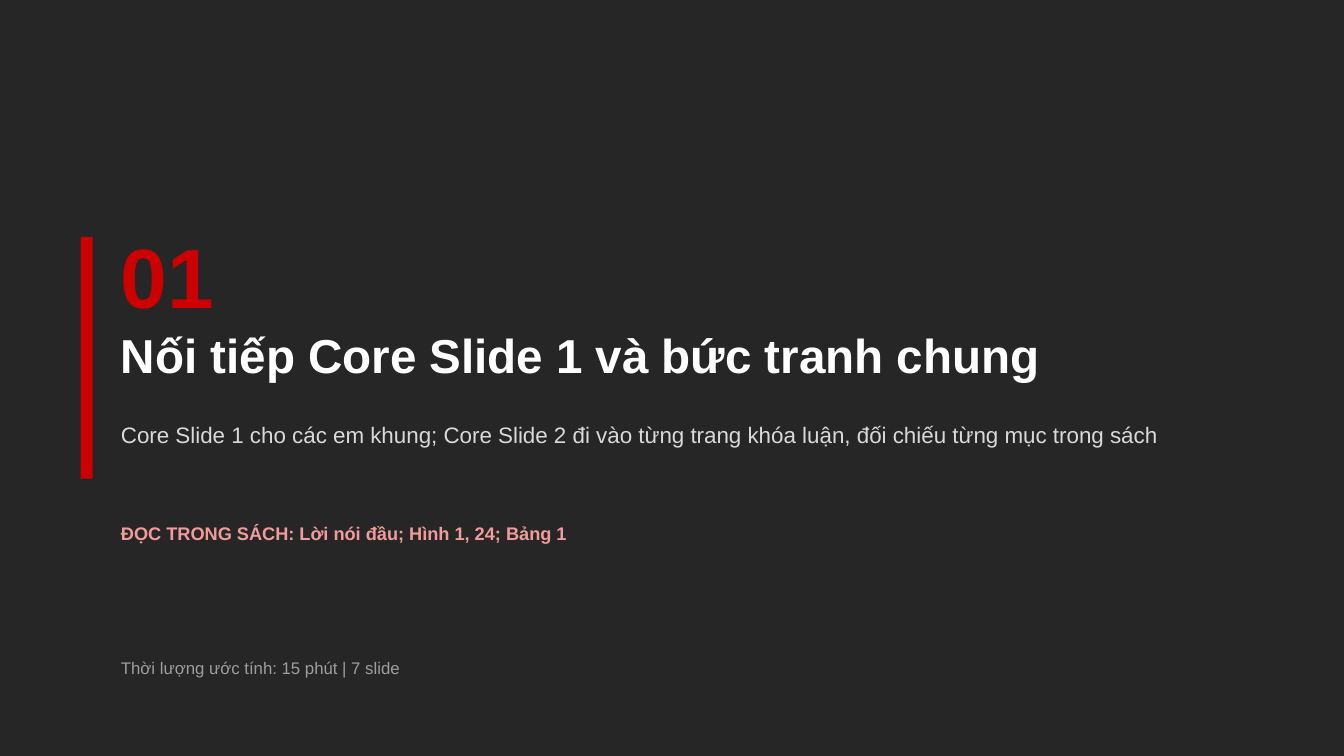
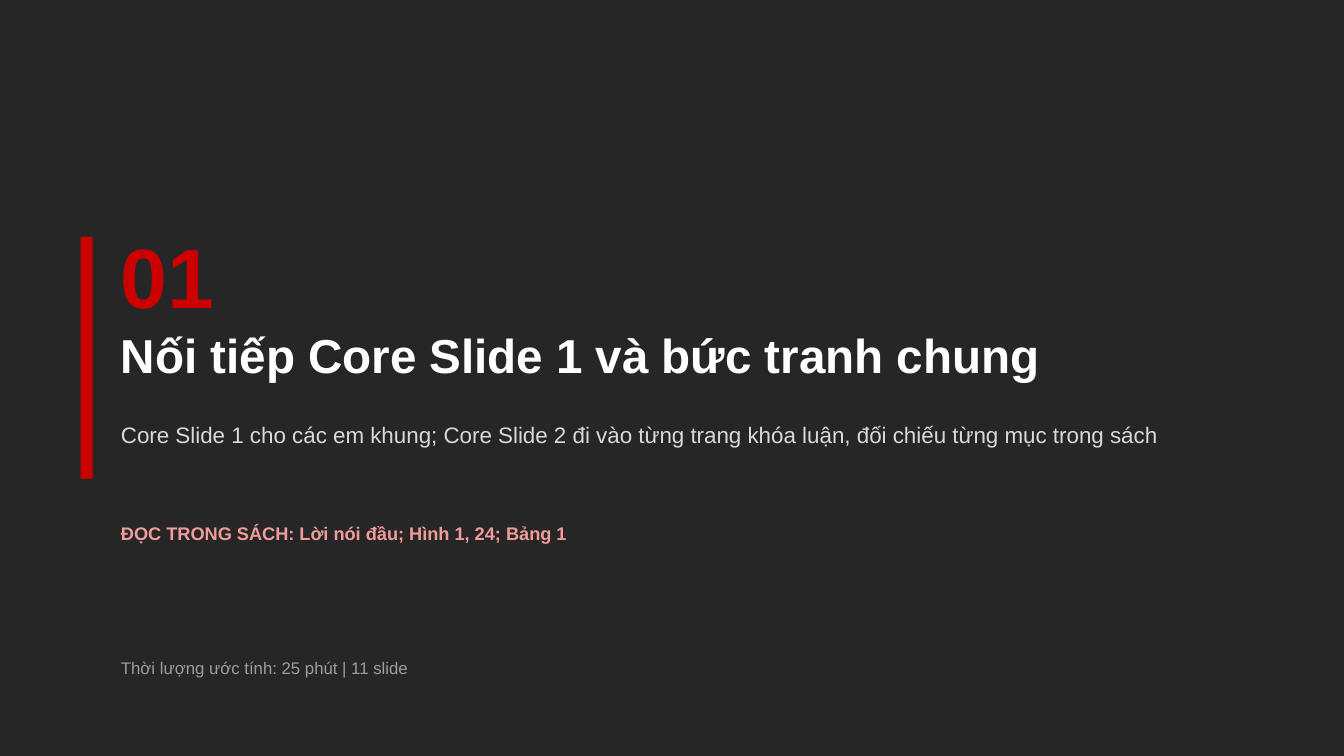
Before and after one commit to johnneinadlerr0353-bot/sachhuongdan, a slide deck: slide 3 of Core_Slide_2_HD2_Bain.pptx. Drawn at 1344x756 pixels with LibreOffice and Linux fonts; fonts in the diff are those of the drawing. Boxes give left, top, right and bottom in pixels: in the first picture for what was removed or moved away, otherwise in the second. Text is boxed around its words. In the diff, an @@ line names an element or a change of style, - is before the commit and + after.

```diff
--- a/Core_Slide_2_HD2_Bain.pptx
+++ b/Core_Slide_2_HD2_Bain.pptx
@@ text at (x1=121, y1=661, x2=407, y2=678): text changed @@
-Thời lượng ước tính: 15 phút | 7 slide
+Thời lượng ước tính: 25 phút | 11 slide
```
Also in this commit, not shown: 93 other slides changed, 4 slides added, 1 other file.
